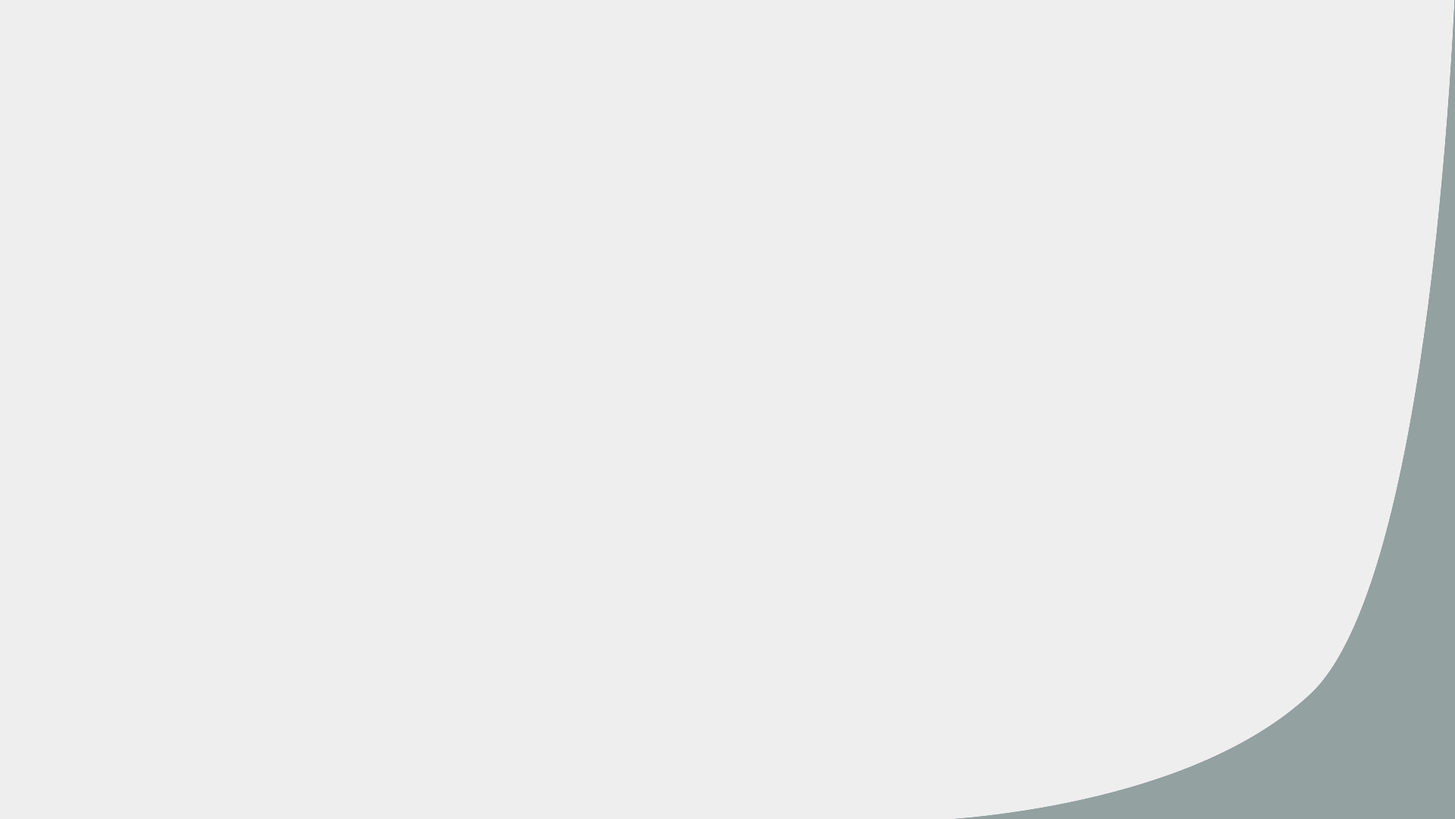
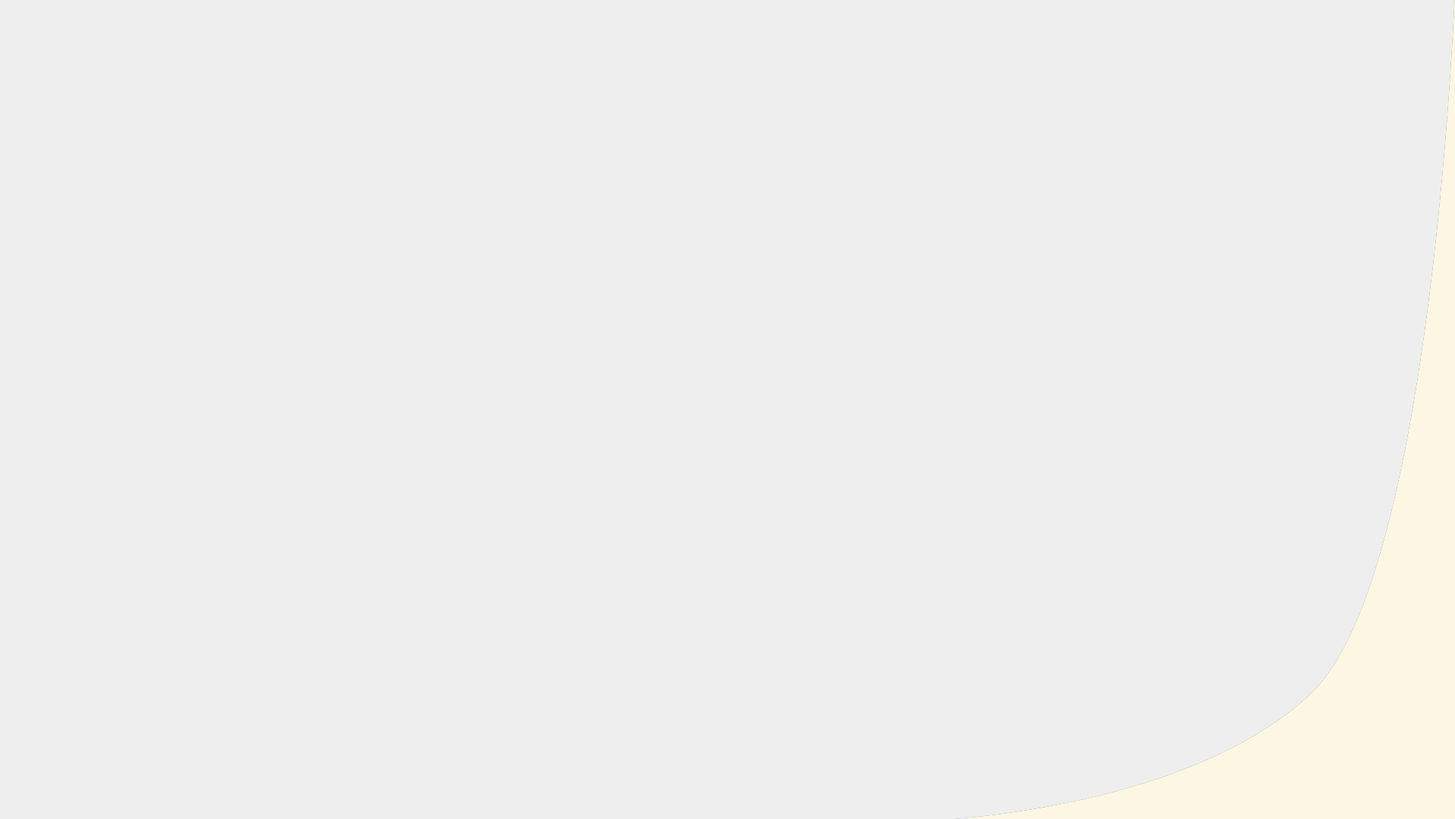
Layer changes from the first 1455x819 image to the second:
painted on "Background" over [955, 0, 1455, 819]
